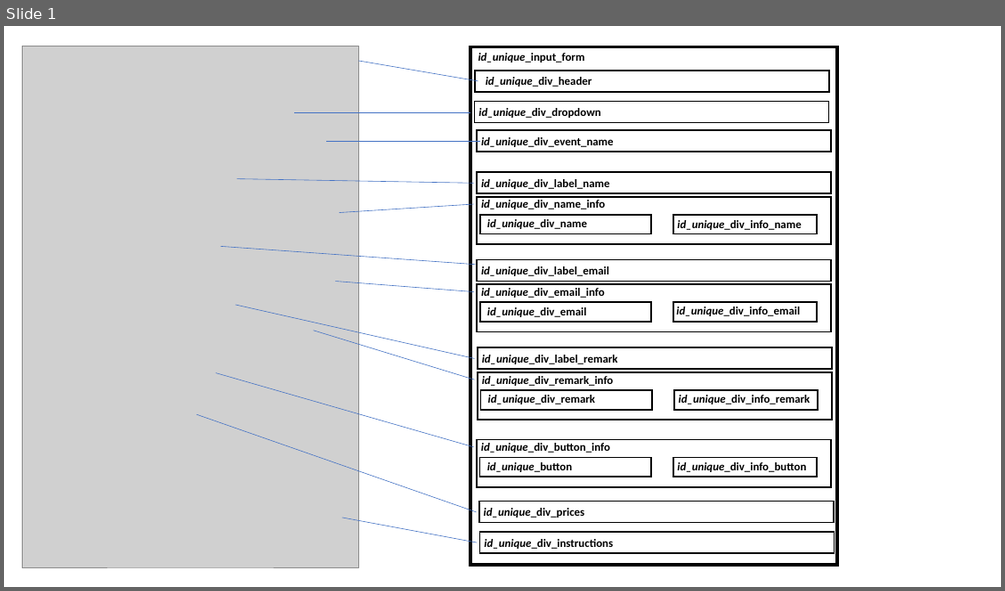
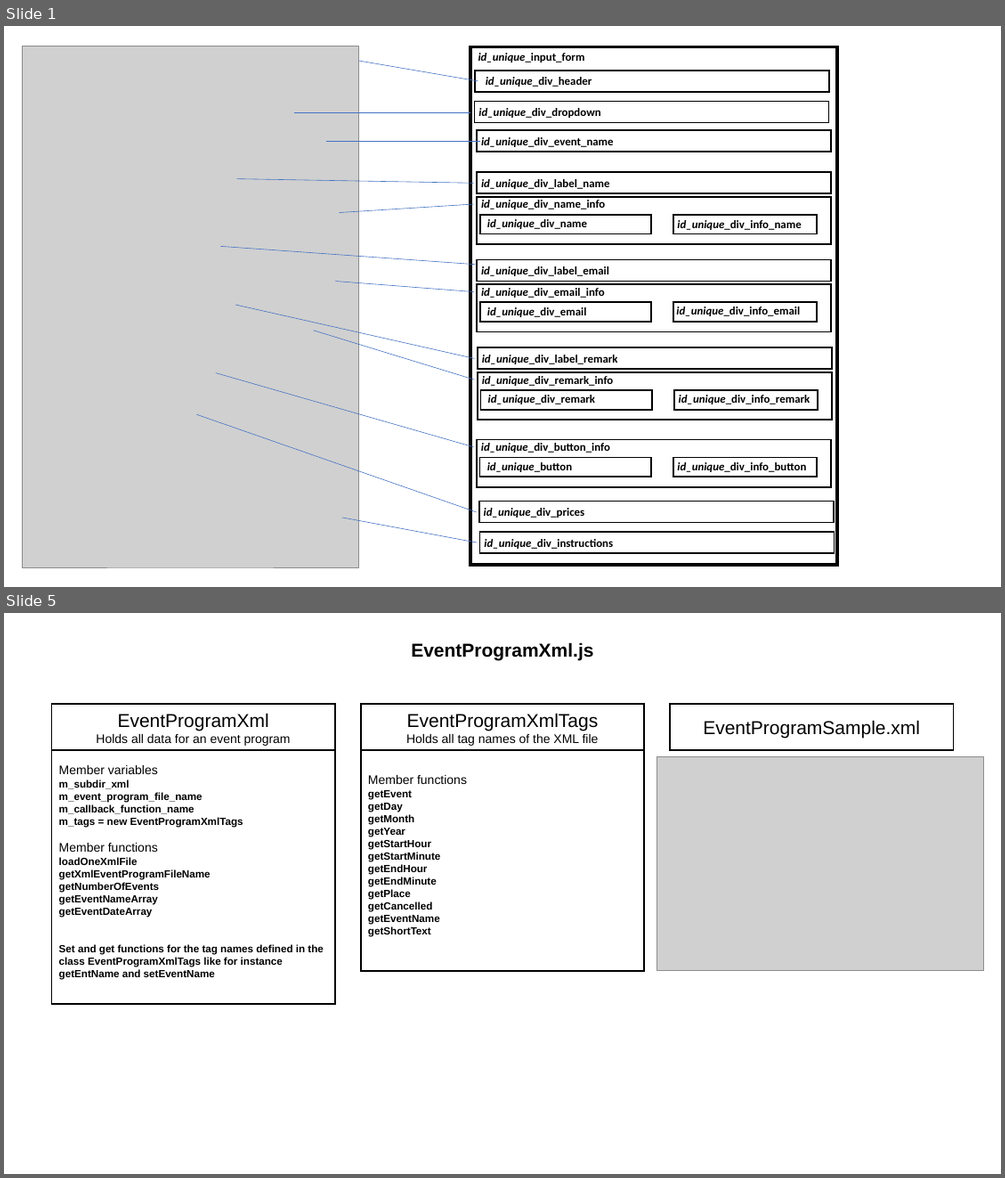
Before and after one commit to JazzLiveAarau/WwwReservationLayout, a slide deck: Description/InputEventReservation.pptx. Shown one above the other, each under a label of ours: slide 1 before the commit, slides 1 and 5 after it; the slides between them are not shown. The pictures are 1005x591 and 1005x1178 pixels, drawn with LibreOffice and Linux fonts; fonts in the diff are those of the drawing; grey boxes stand for pictures. Boxes give left, top, right and bottom in pixels: in the first picture for what was removed or moved away, otherwise in the second. Text is boxed around its words. In the diff, an @@ line names an element or a change of style, - is before the commit and + after.

```diff
--- a/Description/InputEventReservation.pptx
+++ b/Description/InputEventReservation.pptx
@@ slide 5 added at [4,613,1001,1174], background #FFFFFF @@
@@ text added at [411,642,593,661], 18 pt, text #000000, bold @@
+EventProgramXml.js
@@ rectangle added at [52,704,335,750], outline #000000 1.5 pt, 12 pt, text #000000 @@
+EventProgramXml
+Holds all data for an event program
@@ rectangle added at [361,704,644,750], outline #000000 1.5 pt, 12 pt, text #000000 @@
+EventProgramXmlTags
+Holds all tag names of the XML file
@@ rectangle added at [670,704,953,750], outline #000000 1.5 pt, 18 pt, text #000000 @@
+EventProgramSample.xml
@@ rectangle added at [52,751,335,1004], outline #000000 1.5 pt, 10 pt, text #000000, bold @@
+Member variables
+m_subdir_xml
+m_event_program_file_name
+m_callback_function_name
+m_tags = new EventProgramXmlTags
+Member functions
+loadOneXmlFile
+getXmlEventProgramFileName
+getNumberOfEvents
+getEventNameArray
+getEventDateArray
+Set and get functions for the tag names defined in the class EventProgramXmlTags like for instance getEntName and setEventName
@@ rectangle added at [361,751,644,971], outline #000000 1.5 pt, 10 pt, text #000000, bold @@
+Member functions
+getEvent
+getDay
+getMonth
+getYear
+getStartHour
+getStartMinute
+getEndHour
+getEndMinute
+getPlace
+getCancelled
+getEventName
+getShortText
@@ picture added at [657,757,984,971] @@
```
Also in this commit, not shown: 3 other slides added, 2 slides removed, 6 other files.
